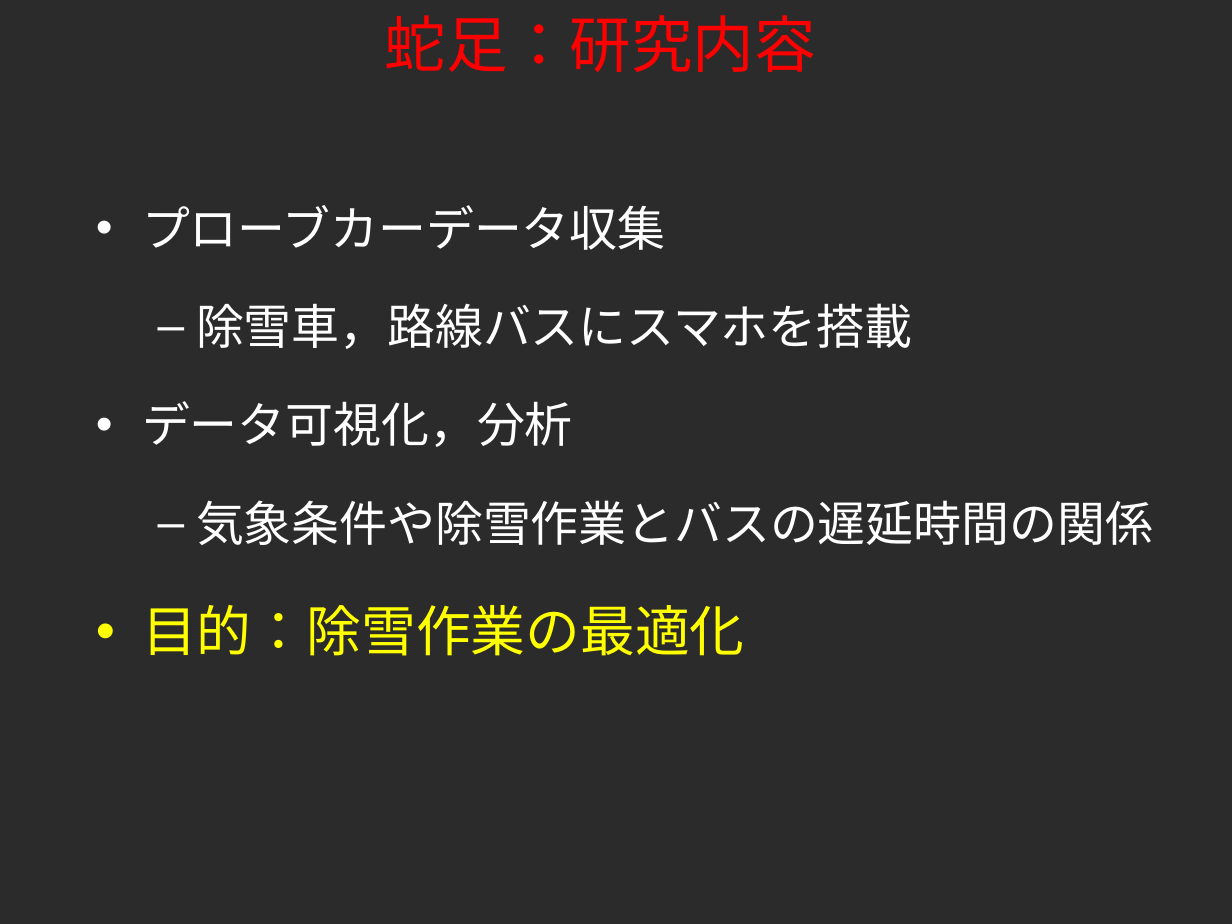
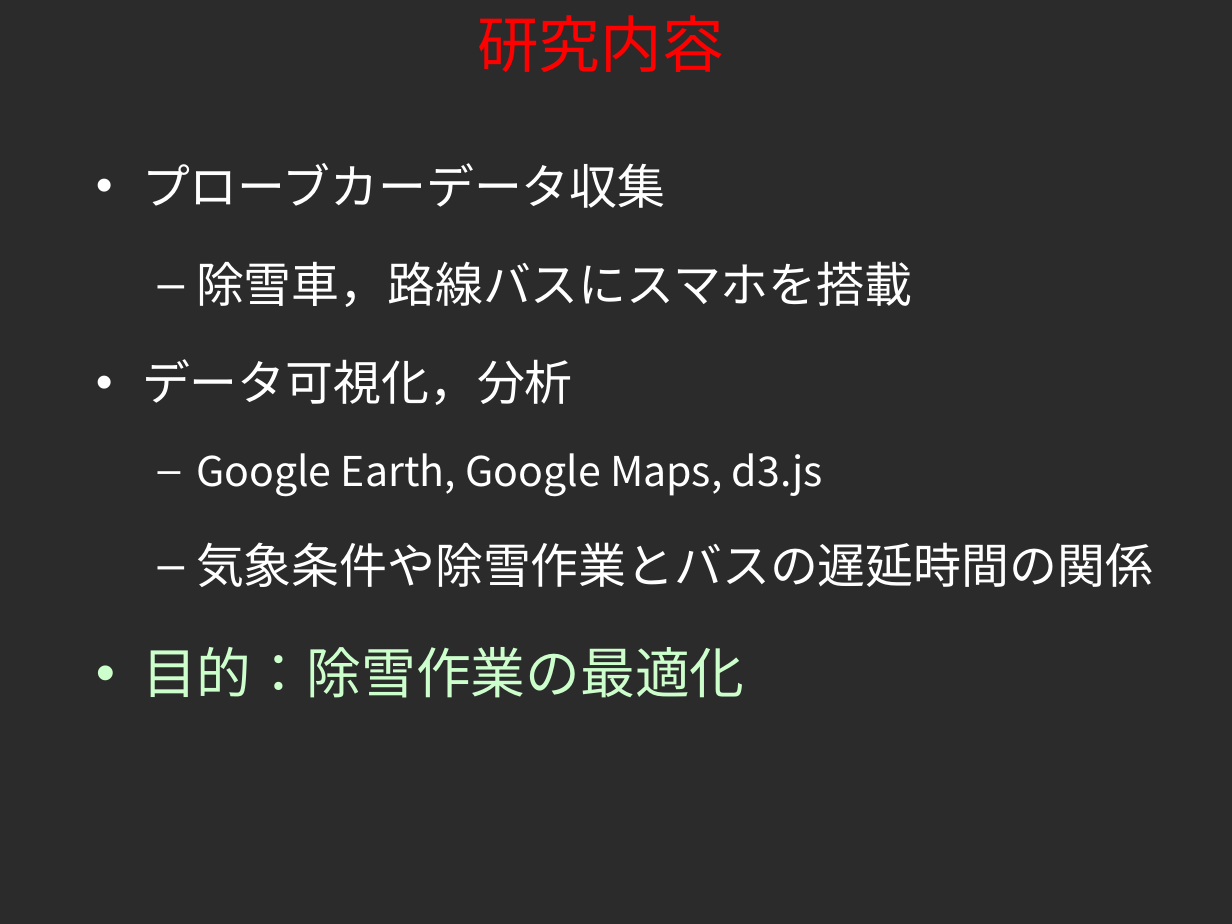
Before and after one commit to tkhrmeme/SapporoSchoolFlu, a slide deck: slide 2 of foss4g_hokkaido_2015_endo.ppt (slide 24 before the commit). Drawn at 1232x924 pixels with LibreOffice and Linux fonts; fonts in the diff are those of the drawing; background and template pictures are left out; a plain dark background stands for a picture behind light text. Boxes give left, top, right and bottom in pixels: in the first picture for what was removed or moved away, otherwise in the second. Text is boxed around its words. In the diff, an @@ line names an element or a change of style, - is before the commit and + after.

```diff
--- a/foss4g_hokkaido_2015_endo.ppt
+++ b/foss4g_hokkaido_2015_endo.ppt
@@ title at bbox=[477, 15, 723, 72]: text changed @@
-蛇足：研究内容
+研究内容
@@ text at bbox=[196, 453, 823, 497]: paragraph added @@
+  – Google Earth, Google Maps, d3.js
@@ text at bbox=[142, 647, 745, 698]: text colour #FFFF00 to #CCFFCC in "目的：除雪作業の最適化"; bullet colour #FFFF00 to #CCFFCC @@
```
Also in this commit, not shown: 1 other slide changed.
